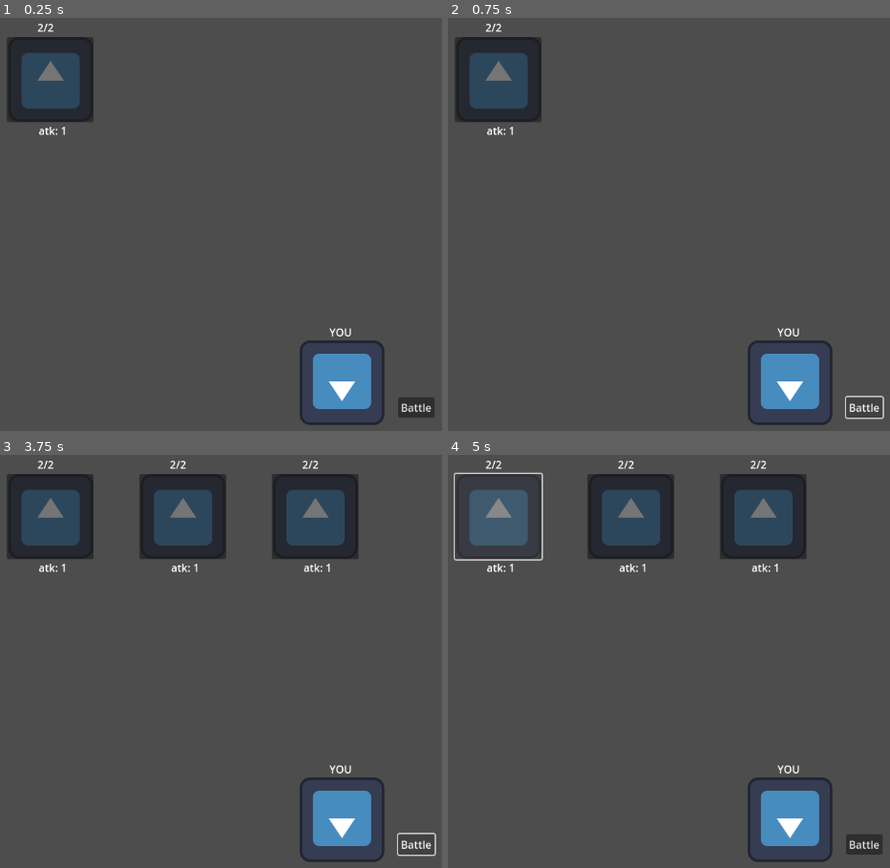
Above: before the commit, frames 1-4 (two rows, left to right).
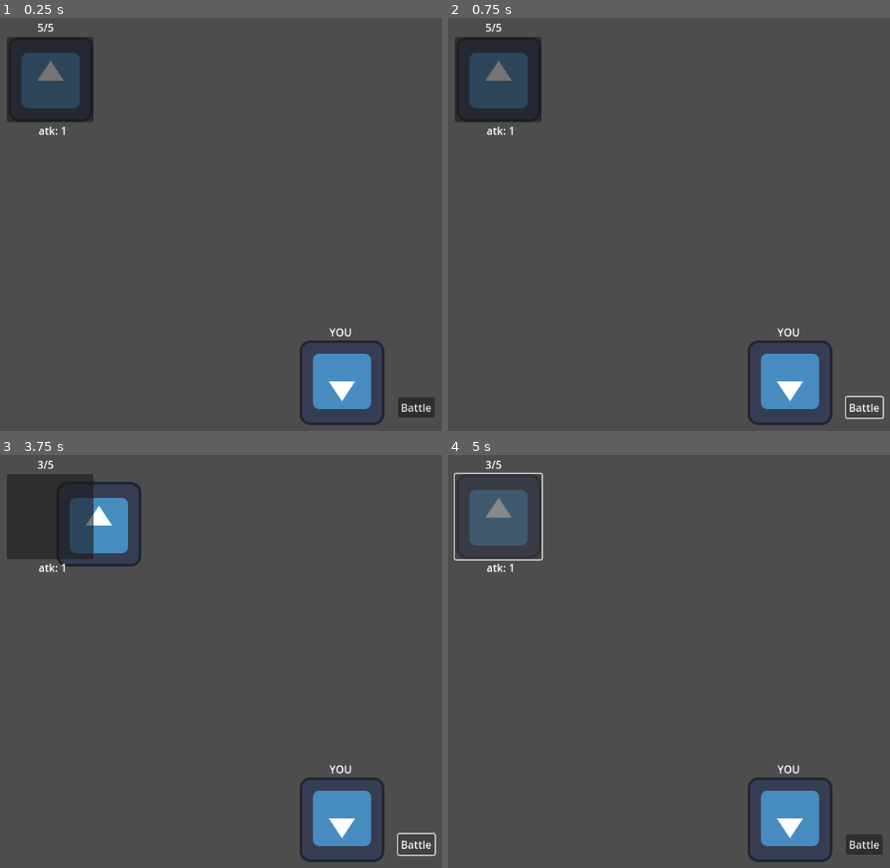
Above: after the commit, the same moments.

Repository: alex-mike-mark-again/godot-combat
Game: Godot game, scene res://main.tscn
The game is run twice, just before and just after one commit, with the same random seed, the same clock (stepped at 60 frames per second) and the same inputs. The engine's default icon, where the game draws it, is replaced by a stand-in: a white triangle on a blue panel in a dark square.
Inputs (mouse positions are in pixels of both pictures, inside the frame that each line leads up to):
- Up to frame 1 (0.25 s): no input
- Up to frame 2 (0.75 s): click "Battle" at 0.5 s
- Up to frame 3 (3.75 s): click (48, 516) at 1.25 s; click "Battle" at 2 s; click (48, 516) at 2.75 s; click "Battle" at 3.5 s
- Up to frame 4 (5 s): click (496, 516) at 4.27 s

The runs differ from the first frame. In frame 1, less than 0.1% of the frame differs, in the area x 8-13%, y 1-4%; in frame 2, less than 0.1%; in frame 3, 11%, in the area x 4-81%, y 1-29%; in frame 4, 8.2%.

Commit message:
improve some OO stuff. learned how the export annotation works.

Diff:
--- a/battler.gd
+++ b/battler.gd
@@ -1,7 +1,9 @@
 extends Node2D
-
 class_name Battler
 
-var mhp = 10
-var hp = mhp
-var atk = 1
+@export var mhp: int
+@export var atk = 1
+var hp
+
+func _ready():
+	hp = mhp
--- a/enemy.gd
+++ b/enemy.gd
@@ -10,8 +10,8 @@
 var animationPlayer
 
 func _ready():
-	mhp = 2
-	hp = mhp
+	hp = mhp # i don't wanna be calling this everytime!!!
+	# how do we get this to set properly in Battler?
 	hpLabel = get_node("HP Label")
 	atkLabel = get_node("ATK Label")
 	animationPlayer = get_node("Sprite2D/AnimationPlayer")
--- a/enemy.tscn
+++ b/enemy.tscn
@@ -32,6 +32,7 @@
 [node name="Enemy" type="Node2D"]
 position = Vector2(589, 343)
 script = ExtResource("1_272ex")
+mhp = 2
 
 [node name="Sprite2D" type="Sprite2D" parent="."]
 texture = ExtResource("2_pu05i")
--- a/player.gd
+++ b/player.gd
@@ -3,10 +3,4 @@
 var def
 
 func _ready():
-	atk = 1
 	def = 1
-	mhp = 10
-	hp = mhp
-
-func _process(delta):
-	pass
--- a/player.tscn
+++ b/player.tscn
@@ -5,6 +5,7 @@
 
 [node name="Player" type="Node2D"]
 script = ExtResource("1_c8ry4")
+mhp = 10
 
 [node name="Sprite2D" type="Sprite2D" parent="."]
 rotation = 3.14159
--- a/troops/one_dude.tscn
+++ b/troops/one_dude.tscn
@@ -8,3 +8,4 @@
 
 [node name="Enemy" parent="." instance=ExtResource("1_8fuw3")]
 position = Vector2(0, 0)
+mhp = 5
--- a/troops/troop.gd
+++ b/troops/troop.gd
@@ -4,7 +4,6 @@
 var width = 400
 var y = 100
 
-# Called when the node enters the scene tree for the first time.
 func _ready():
 	var enemies = get_children()
 	for enemy in enemies:
